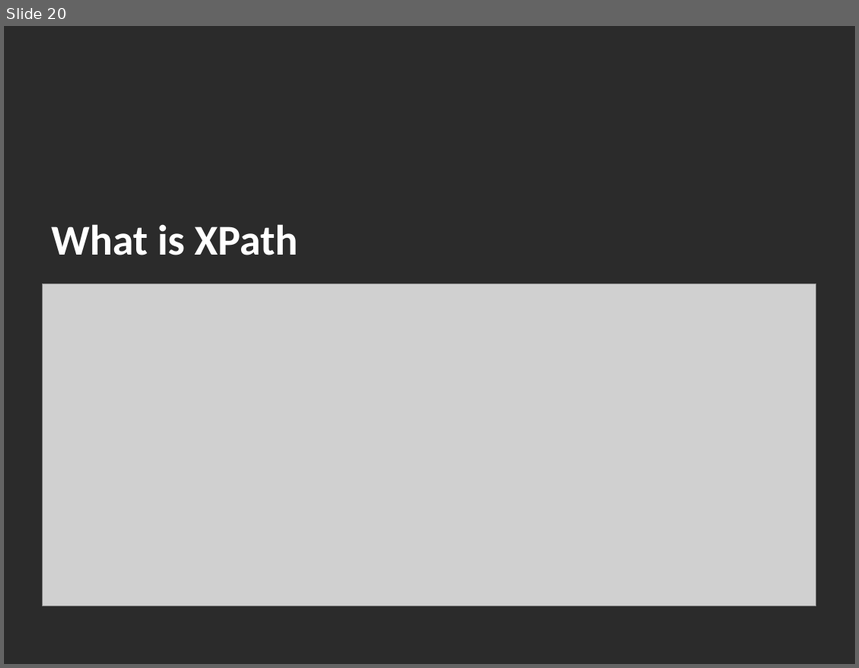
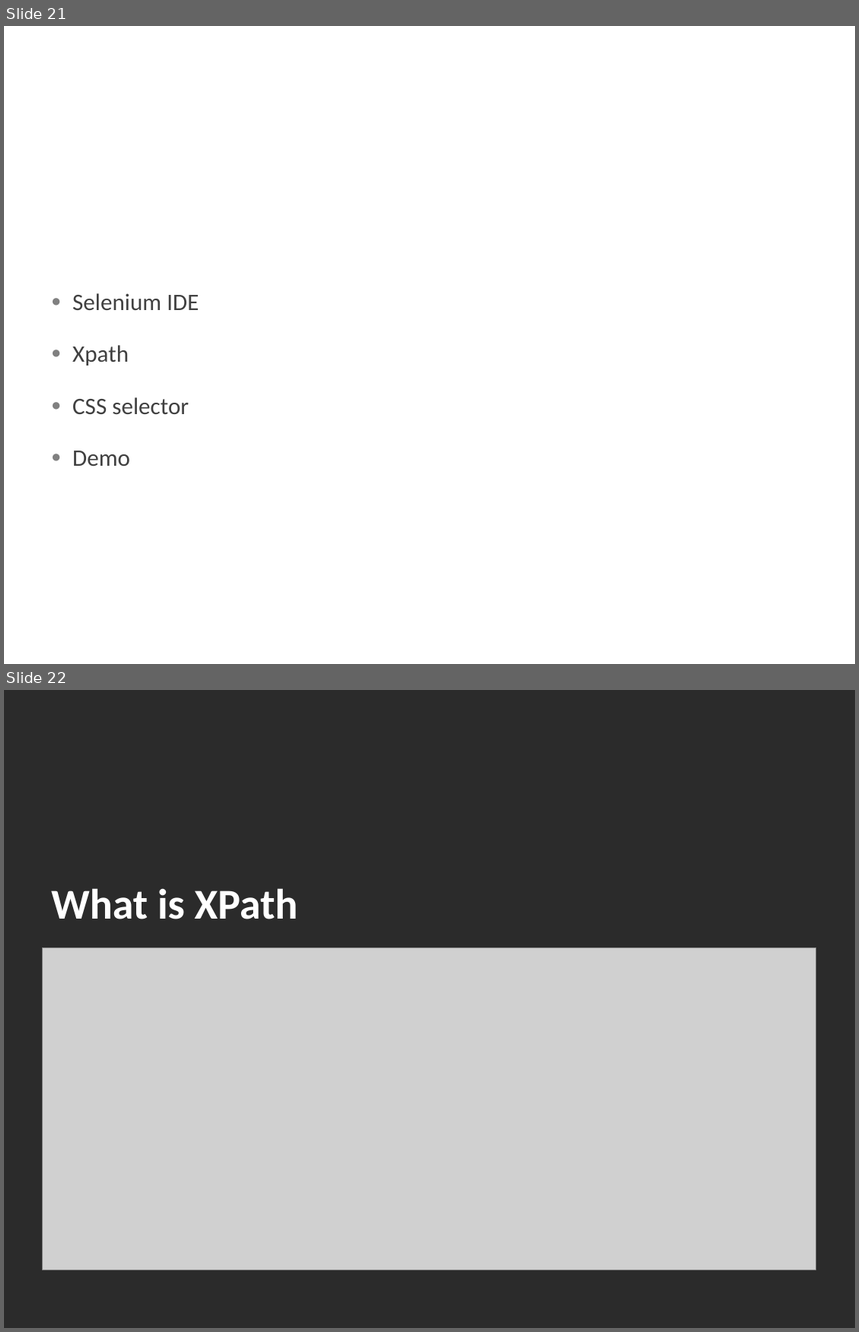
Before and after one commit to machzqcq/cucumber-jvm-template, a slide deck: documents/Course 1-2.pptx. Shown one above the other, each under a label of ours: slide 20 before the commit, slides 21 and 22 after it. The pictures are 859x668 and 859x1332 pixels, drawn with LibreOffice and Linux fonts; fonts in the diff are those of the drawing; grey boxes stand for pictures; background and template pictures are left out; a plain dark background stands for a picture behind light text. Boxes give left, top, right and bottom in pixels: in the first picture for what was removed or moved away, otherwise in the second. Text is boxed around its words. In the diff, an @@ line names an element or a change of style, - is before the commit and + after.

```diff
--- a/documents/Course 1-2.pptx
+++ b/documents/Course 1-2.pptx
@@ slide 21 added at <box>4,26,855,664</box>, background picture (left out) @@
@@ title added at <box>42,161,816,268</box>, 36 pt, text #FFFFFF @@
+Selenium
@@ text added at <box>72,294,199,466</box>, 20 pt, text #404040 @@
+● Selenium IDE
+● Xpath
+● CSS selector
+● Demo
@@ what was slide 20 is now slide 22 @@
```
Also in this commit, not shown: 1 slide changed, 2 other slides added, 3 other files.
